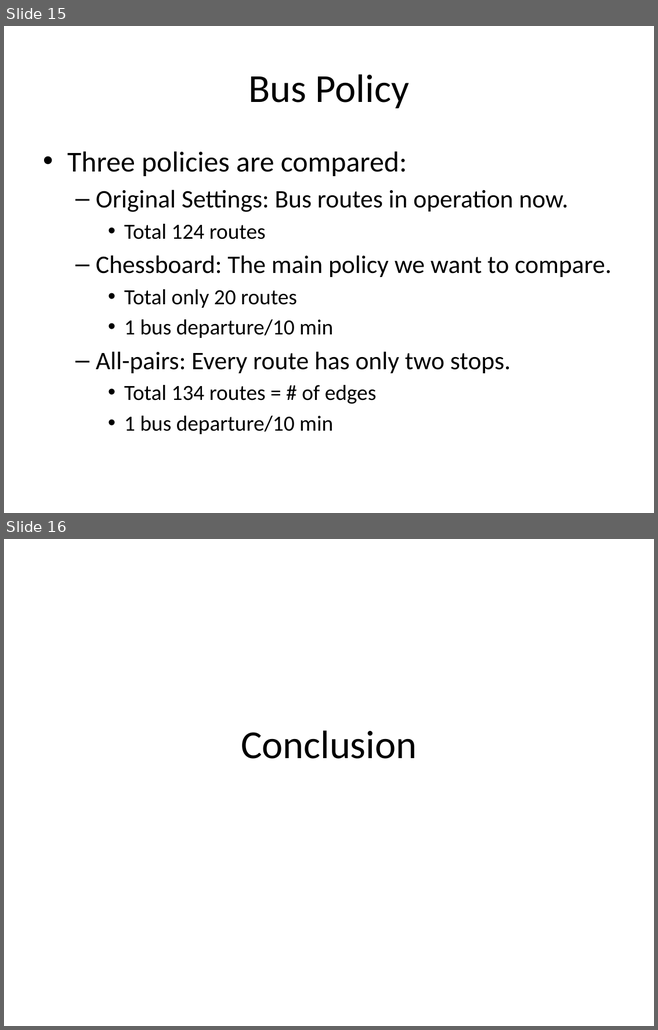
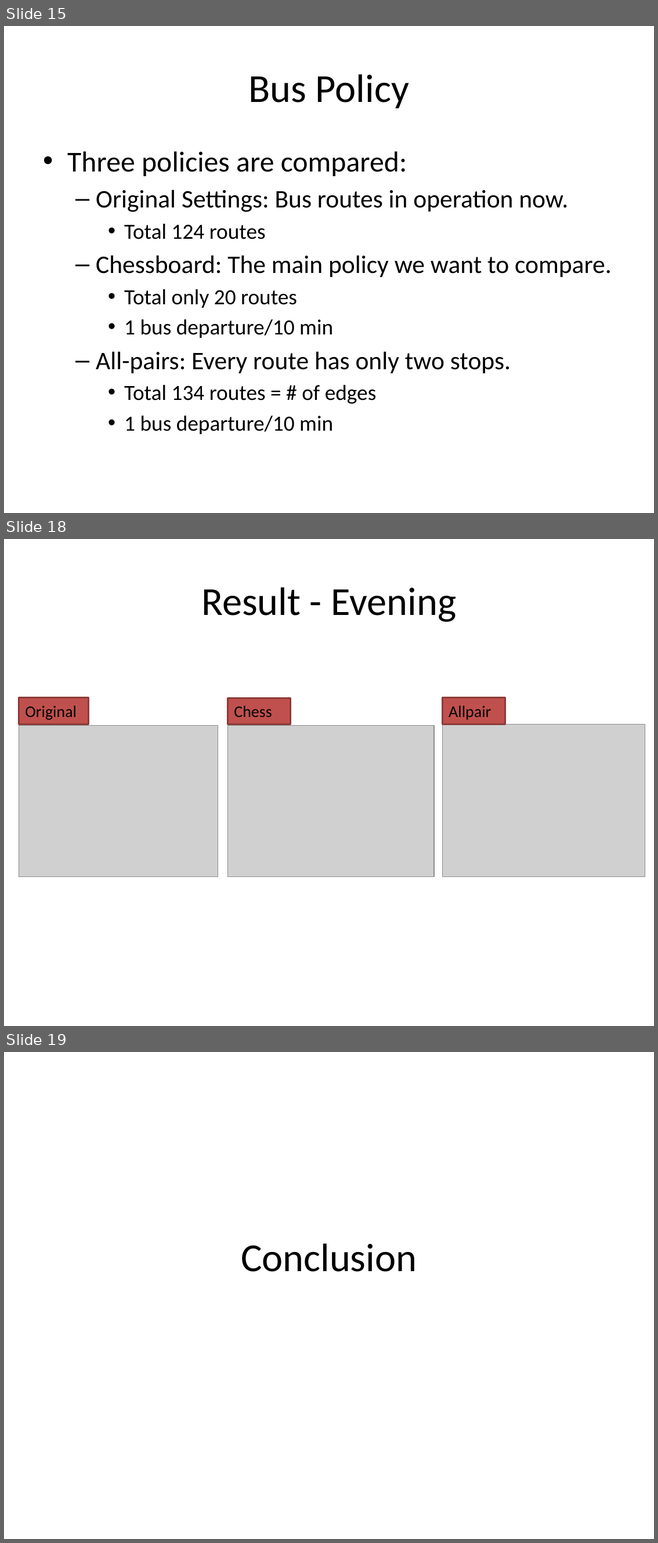
Before and after one commit to shawnwun/TPEBus_Simulation, a slide deck: ppt/multiagent_final.pptx. Shown one above the other, each under a label of ours: slides 15 and 16 before the commit, slides 15, 18 and 19 after it; the slides between them are not shown. The pictures are 658x1030 and 658x1543 pixels, drawn with LibreOffice and Linux fonts; fonts in the diff are those of the drawing; grey boxes stand for pictures. Boxes give left, top, right and bottom in pixels: in the first picture for what was removed or moved away, otherwise in the second. Text is boxed around its words. In the diff, an @@ line names an element or a change of style, - is before the commit and + after.

Commit message:
result ppt

```diff
--- a/ppt/multiagent_final.pptx
+++ b/ppt/multiagent_final.pptx
@@ slide 18 added at (4, 539, 654, 1026), background #FFFFFF @@
@@ title added at (201, 587, 456, 622), 44 pt, text #000000 @@
+Result - Evening
@@ rectangle added at (19, 698, 89, 724), fill #C0504D, outline #8E3B39 2 pt, 18 pt, text #000000 @@
+Original
@@ rectangle added at (227, 698, 291, 724), fill #C0504D, outline #8E3B39 2 pt, 18 pt, text #000000 @@
+Chess
@@ rectangle added at (442, 698, 505, 724), fill #C0504D, outline #8E3B39 2 pt, 18 pt, text #000000 @@
+Allpair
@@ picture added at (19, 725, 219, 877) @@
@@ picture added at (227, 725, 434, 877) @@
@@ picture added at (442, 724, 644, 877) @@
@@ what was slide 16 is now slide 19 @@
```
Also in this commit, not shown: 1 slide changed, 2 other slides added, 6 other files.
